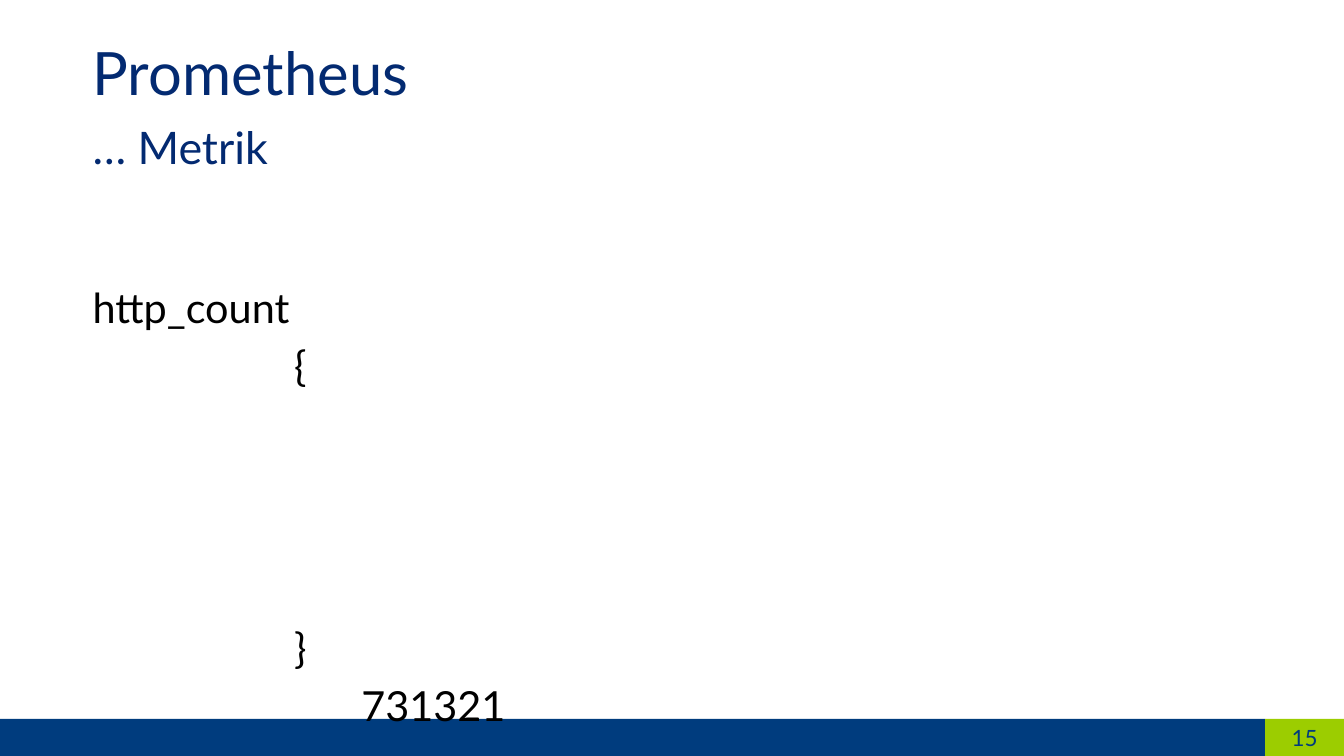
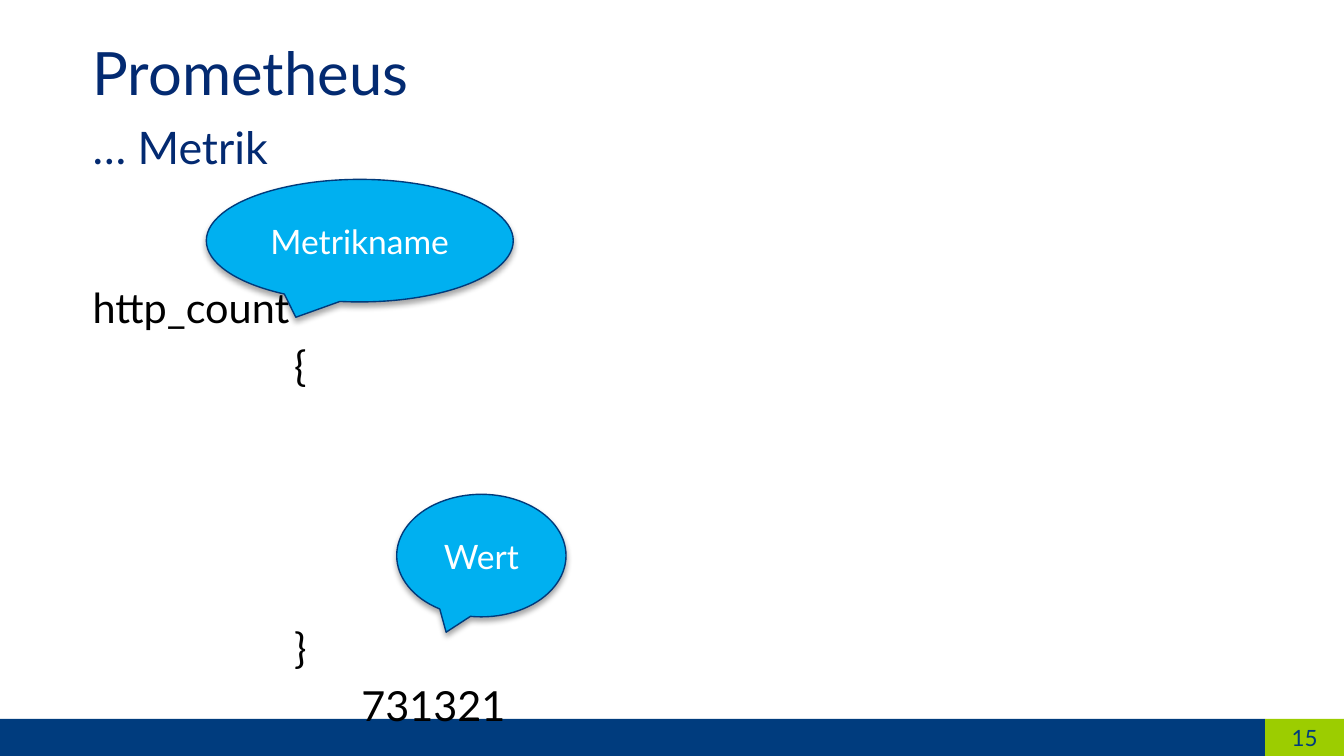
Before and after one commit to hikhvar/prometheus-kubernetes-demo, a slide deck: slide 15 of slides/slides.potx. Drawn at 1344x756 pixels with LibreOffice and Linux fonts; fonts in the diff are those of the drawing. Boxes give left, top, right and bottom in pixels: in the first picture for what was removed or moved away, otherwise in the second. Text is boxed around its words. In the diff, an @@ line names an element or a change of style, - is before the commit and + after.

```diff
--- a/slides/slides.potx
+++ b/slides/slides.potx
@@ speech bubble added at (207, 180, 513, 302), fill #00B0F0, outline #003B7B 0.75 pt, 18 pt, text #FFFFFF @@
+Metrikname
@@ speech bubble added at (396, 495, 566, 617), fill #00B0F0, outline #003B7B 0.75 pt, 18 pt, text #FFFFFF @@
+Wert
```
Also in this commit, not shown: 9 other slides changed, 1 other file.
